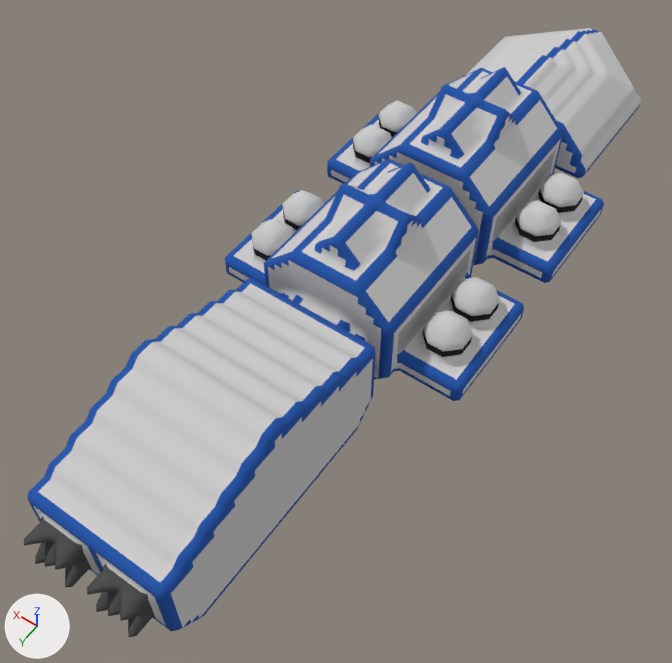
The OBJ model src/jsMain/resources/meshes/diadochi-3-chernobog-class.obj: old version first, new version second.
Both versions are drawn from a 50 mm camera at (-38.5, 68.1, 103.2) aimed at (3.0, 10.0, 11.9). Every picture has the same lights, and +X, +Y and +Z are marked at lower left. Where no turn or scale is listed for an object, it has been applied to the vertices.

Names of what the first picture shows: 'diadochi-3-chernobog-class'.
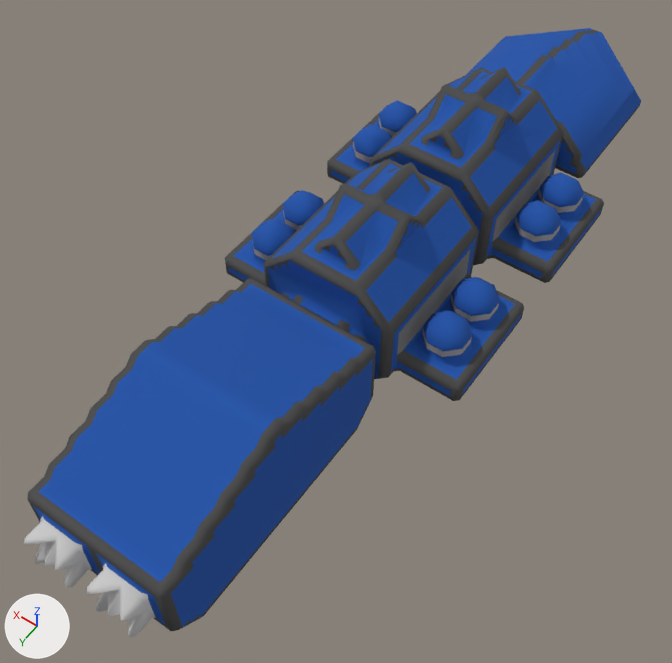
The edits, one by one:
me_diadochi_3_chernobog_class is used by ob_diadochi_3_chernobog_class; location (0.0, 0.0, 0.0).
me_diadochi_3_chernobog_class had 16173 vertices, 32350 faces and spanned x -16.5..16.5, y -54.5..54.5, z -0.1..33.9.
me_diadochi_3_chernobog_class now has 3218 vertices, 5970 faces and spans x -16.5..16.5, y -54.5..54.5, z -0.1..33.9.
me_diadochi_3_chernobog_class part 1: 12963 vertices removed from x -16.5..16.5, y -54.5..54.0, z -0.1..33.9; 8 vertices added at x -4.5..-3.5, y -25.5..-25.0, z 23.9..24.9.
me_diadochi_3_chernobog_class part 2: 1203 kept faces spanning x -16.5..16.5, y -54.5..54.5, z -0.1..33.9 get new texture (UV) coordinates.

Pixel boxes [x1, y1, x2, y2] of what changed, in the pictures (672 x 663 px):
part 1 of me_diadochi_3_chernobog_class, cut back
    before: [24, 28, 641, 637]
part 2 of me_diadochi_3_chernobog_class, surface changed
    both: [24, 32, 635, 621]
